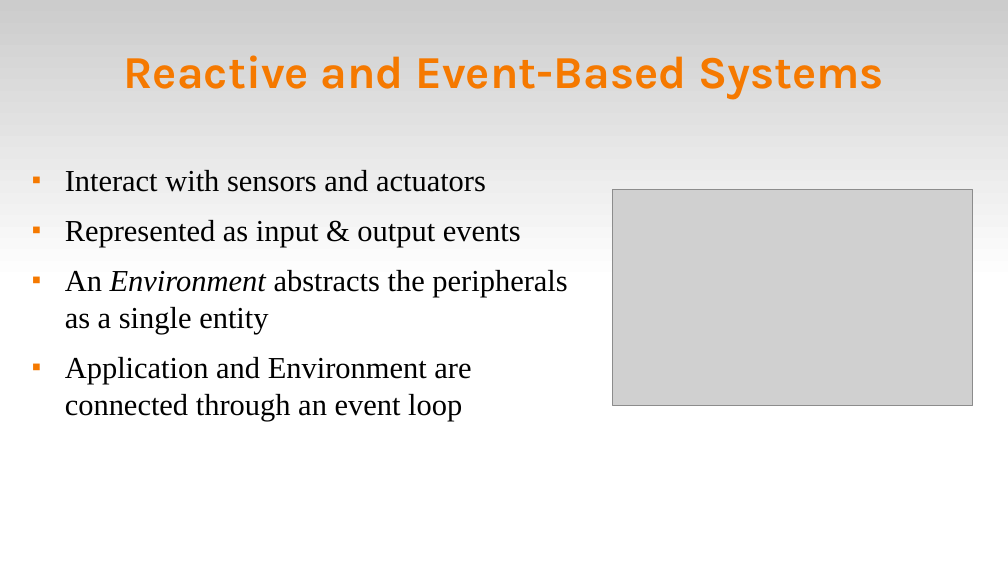
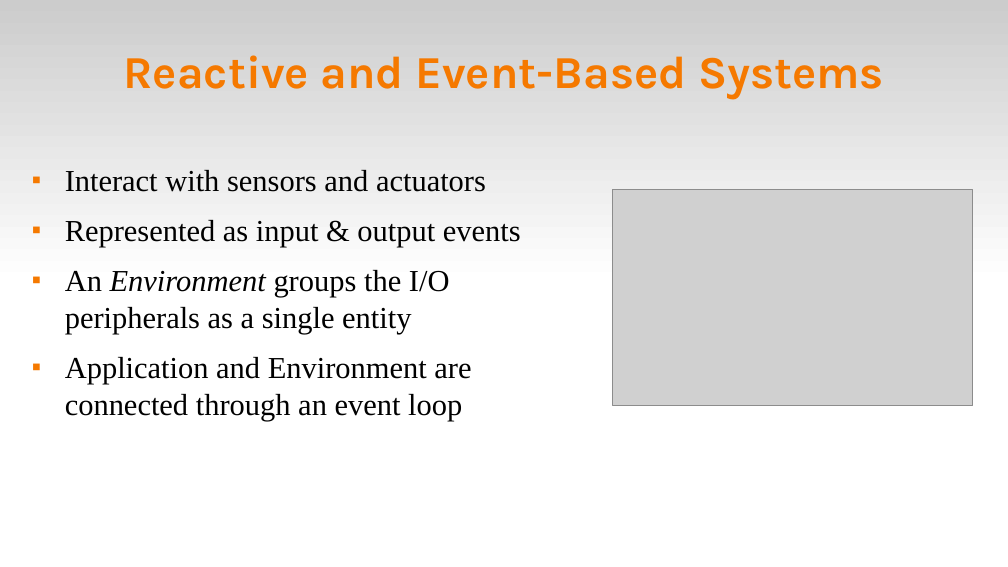
Before and after one commit to fsantanna-no/rebls-isrs-18, a slide deck: slide 2 of ceu-rebls-isrs-18.odp. Drawn at 1008x567 pixels with LibreOffice and Linux fonts; fonts in the diff are those of the drawing; grey boxes stand for pictures. Boxes give left, top, right and bottom in pixels: in the first picture for what was removed or moved away, otherwise in the second. Text is boxed around its words. In the diff, an @@ line names an element or a change of style, - is before the commit and + after.

```diff
--- a/ceu-rebls-isrs-18.odp
+++ b/ceu-rebls-isrs-18.odp
@@ text at (65, 269, 450, 334): text changed @@
-■ An Environment abstracts the peripherals as a single entity
+■ An Environment groups the I/O peripherals as a single entity
```
Also in this commit, not shown: 7 other slides changed, 1 other file.
